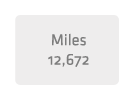
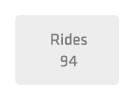
Layered file, before and after one edit (135 × 100). Changes by layer:
renamed "Group 3" to "840mi", showed the group it (6 layers) over [48, 33, 89, 67]
renamed "Rides 53" to "Rides 94", showed it, painted on it over [51, 33, 87, 67]
renamed "Group 1" to "140mi", hid the group it (6 layers) over [48, 33, 89, 67]
renamed "Miles 12,672" to "Miles 22,059", hid it, painted on it over [48, 33, 89, 67]
